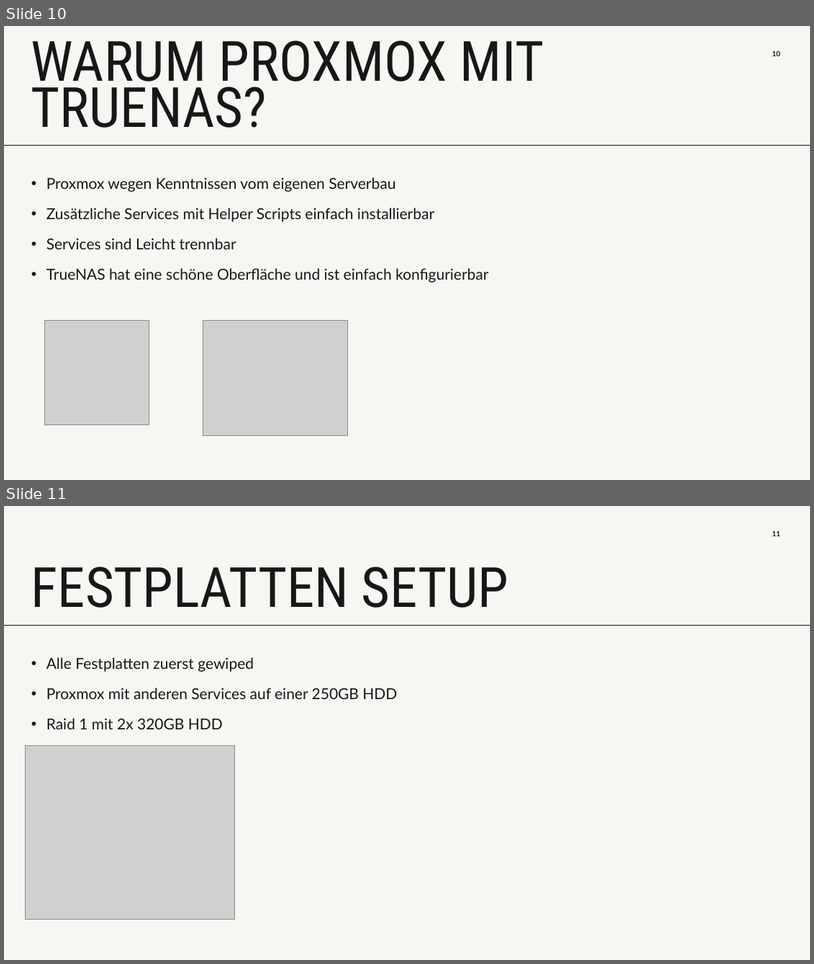
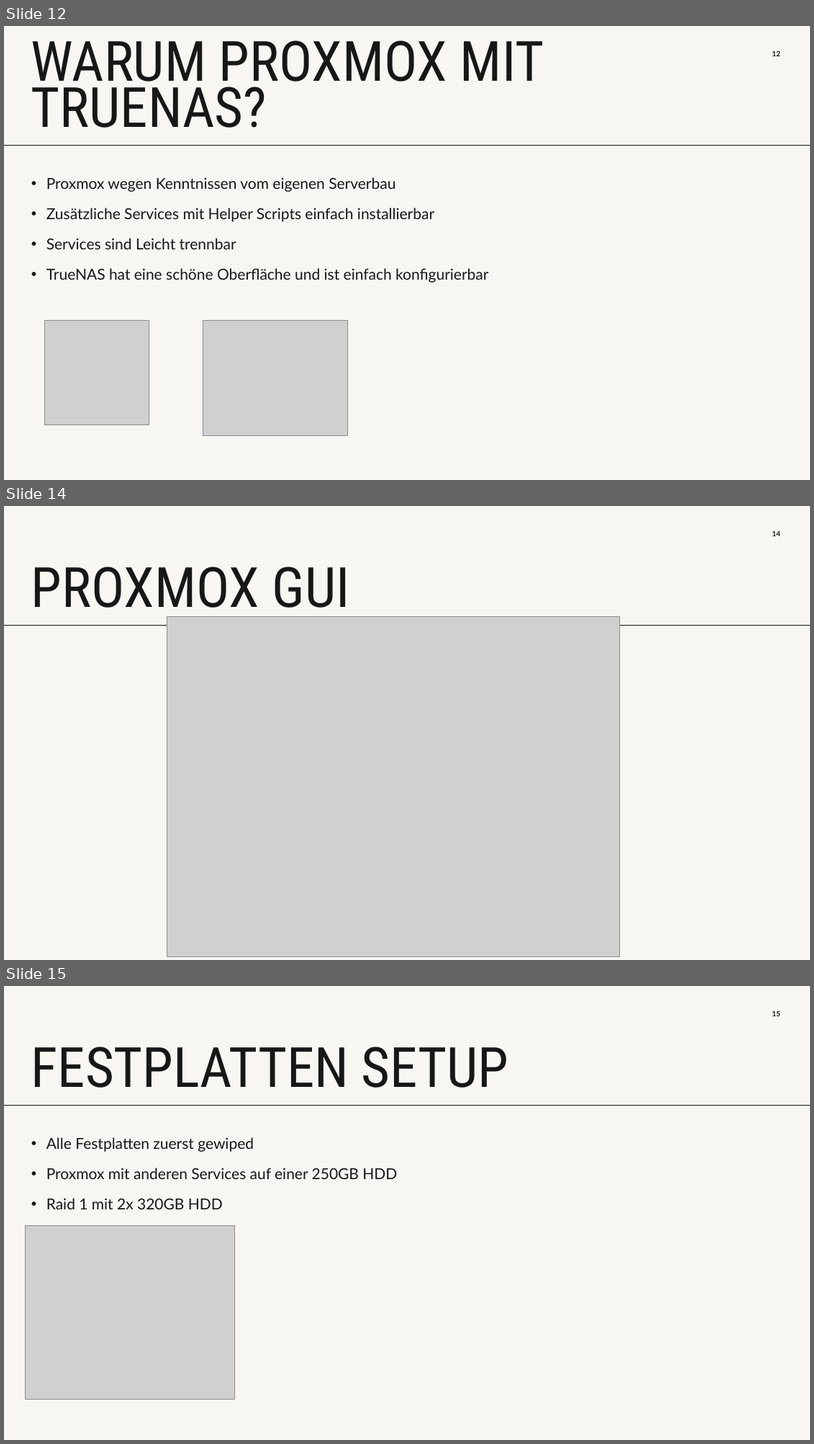
Before and after one commit to codesamu/HTL5, a slide deck: Labor/Signitzer/nas.pptx. Shown one above the other, each under a label of ours: slides 10 and 11 before the commit, slides 12, 14 and 15 after it; the slides between them are not shown. The pictures are 814x964 and 814x1444 pixels, drawn with LibreOffice and Linux fonts; fonts in the diff are those of the drawing; grey boxes stand for pictures. Boxes give left, top, right and bottom in pixels: in the first picture for what was removed or moved away, otherwise in the second. Text is boxed around its words. In the diff, an @@ line names an element or a change of style, - is before the commit and + after.

```diff
--- a/Labor/Signitzer/nas.pptx
+++ b/Labor/Signitzer/nas.pptx
@@ slide 14 added at bbox=[4, 506, 810, 960], background #F7F6F3; not listed: 1 template element that a slide beside it also shows @@
@@ page number added at bbox=[772, 531, 781, 536], 8.5 pt, text #171717, bold @@
+14
@@ title added at bbox=[31, 566, 350, 620], 66 pt, text #171717 @@
+PROXMOX GUI
@@ picture added at bbox=[167, 617, 620, 957] @@
@@ what was slide 10 is now slide 12 @@
@@ what was slide 11 is now slide 15 @@
@@ page number at bbox=[772, 1011, 781, 1016]: text changed @@
-11
+15
```
Also in this commit, not shown: 3 other slides added, 2 other files.
